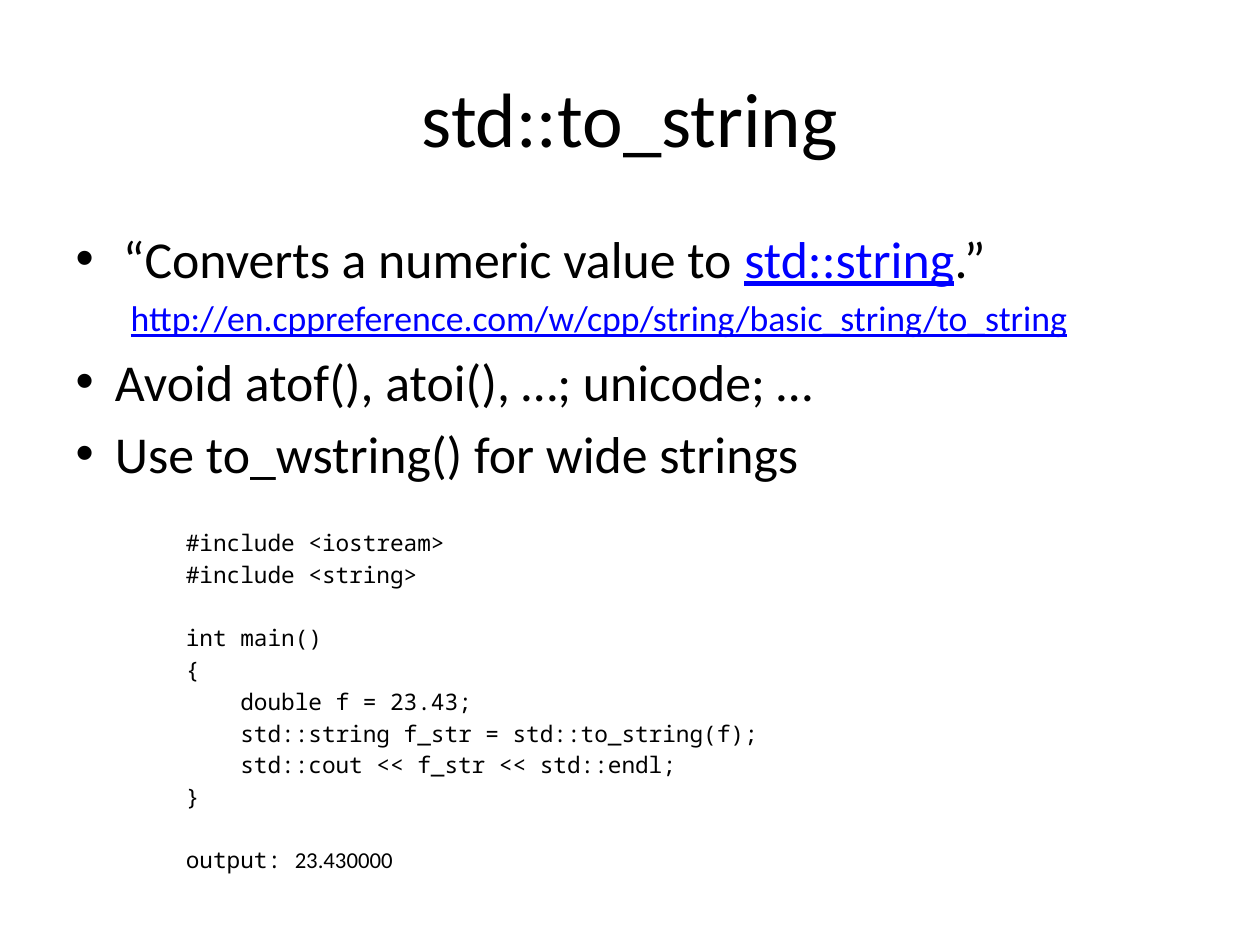
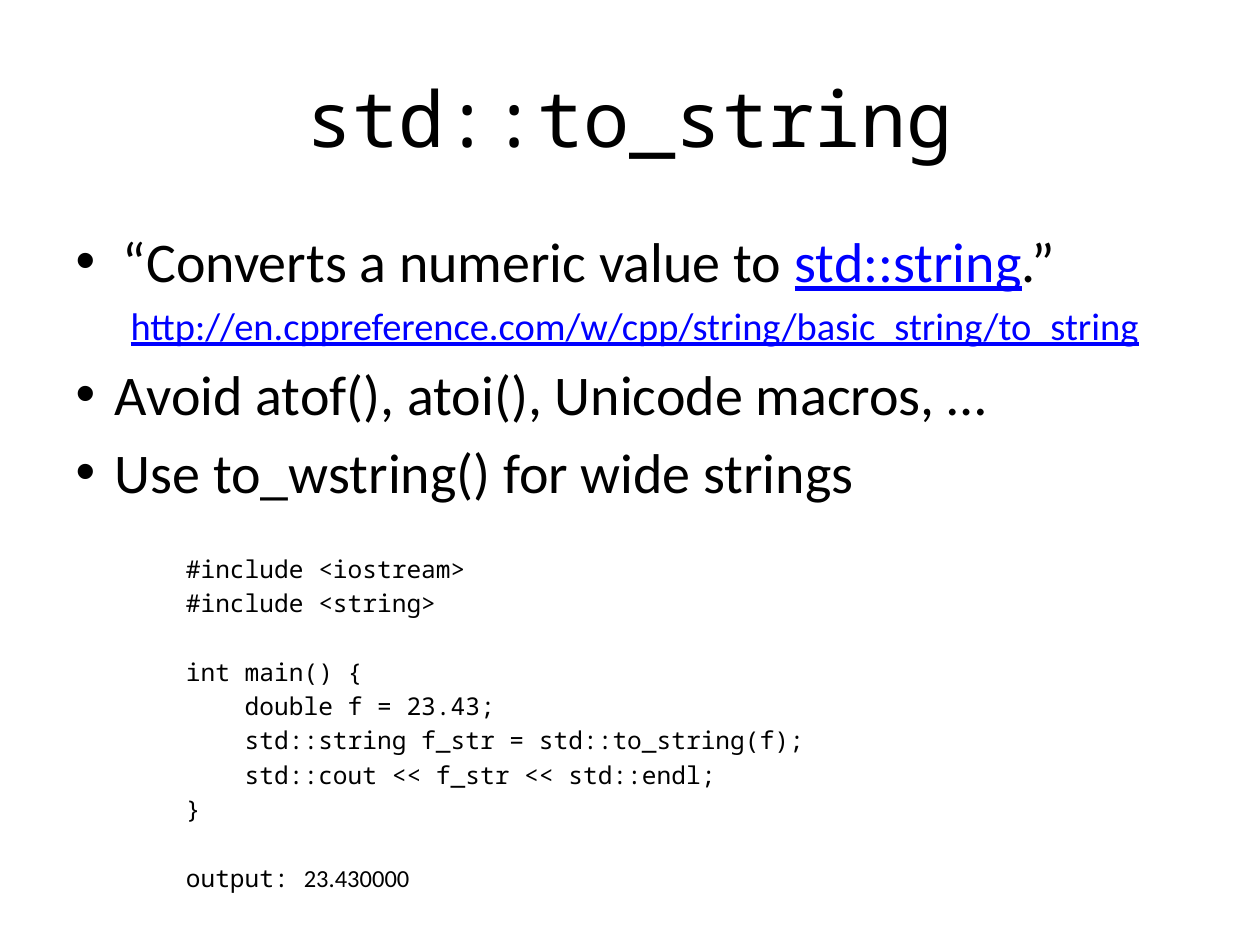
Before and after one commit to fellmad/FunWithCpp11, a slide deck: slide 21 of doc/Fun_with_C++11.pptx (slide 19 before the commit). Drawn at 1260x945 pixels with LibreOffice and Linux fonts; fonts in the diff are those of the drawing. Boxes give left, top, right and bottom in pixels: in the first picture for what was removed or moved away, otherwise in the second. Text is boxed around its words. In the diff, an @@ line names an element or a change of style, - is before the commit and + after.

```diff
--- a/doc/Fun_with_C++11.pptx
+++ b/doc/Fun_with_C++11.pptx
@@ title "std::to_string" at [306, 88, 953, 166]: font Calibri to Noto Sans Mono @@
@@ text at [115, 241, 1139, 893]: size 29.6 to 32 pt in "“Converts a numeric value to std::string.”", "Use to_wstring() for wide strings"; size 20.4 to 22 pt in "http://en.cppreference.com/w/cpp/string/basic_string/to_stri ..."; size 12.9 to 14 pt in "#include <iostream>", "#include <string>", "double f = 23.43;", "std::string f_str = std::to_string(f);" and 3 more places @@
@@ text at [115, 374, 935, 423]: text changed; size 29.6 to 32 pt @@
-• Avoid atof(), atoi(), …; unicode; …
+• Avoid atof(), atoi(), Unicode macros, …
@@ text at [186, 662, 333, 685]: text changed; size 12.9 to 14 pt @@
-    int main()
-    {
+    int main() {
```
Also in this commit, not shown: 10 other slides changed, 2 slides added, 2 other files.
